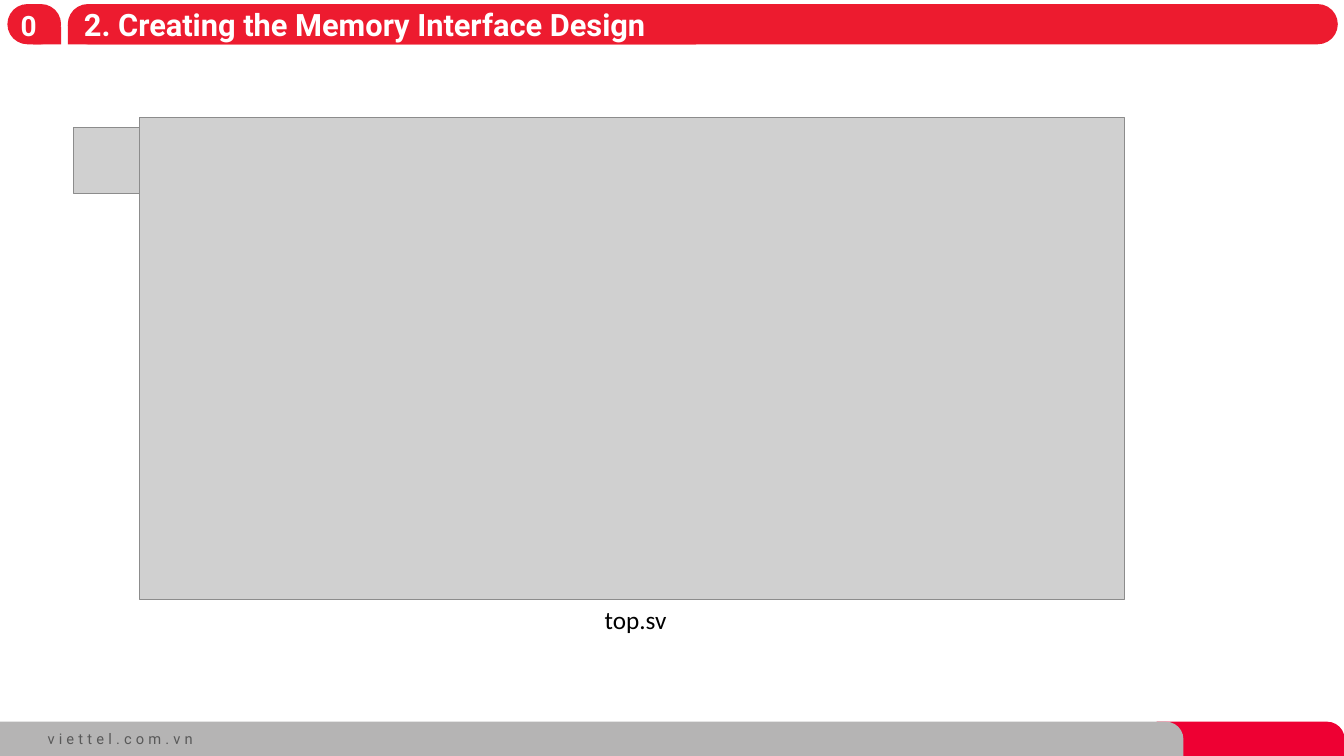
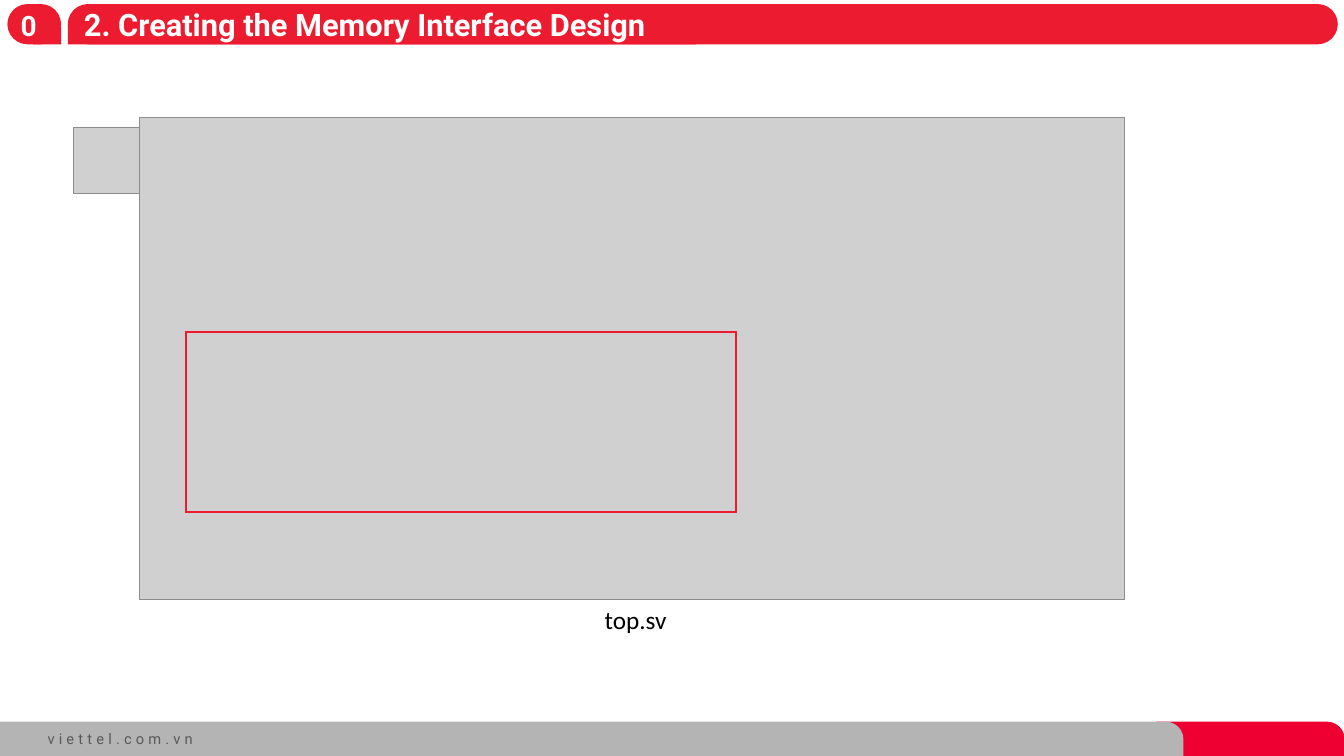
Before and after one commit to hungkem/hungkem-SystemVerilog-for-Design-and-Verification, a slide deck: slide 8 of LAB7.pptx. Drawn at 1344x756 pixels with LibreOffice and Linux fonts; fonts in the diff are those of the drawing; grey boxes stand for pictures; background and template pictures are left out. Boxes give left, top, right and bottom in pixels: in the first picture for what was removed or moved away, otherwise in the second. Text is boxed around its words. In the diff, an @@ line names an element or a change of style, - is before the commit and + after.

```diff
--- a/LAB7.pptx
+++ b/LAB7.pptx
@@ rectangle added at (186, 333, 736, 513), outline #ED1B2F 1.5 pt @@
```
Also in this commit, not shown: 4 other slides changed, 8 other files.
